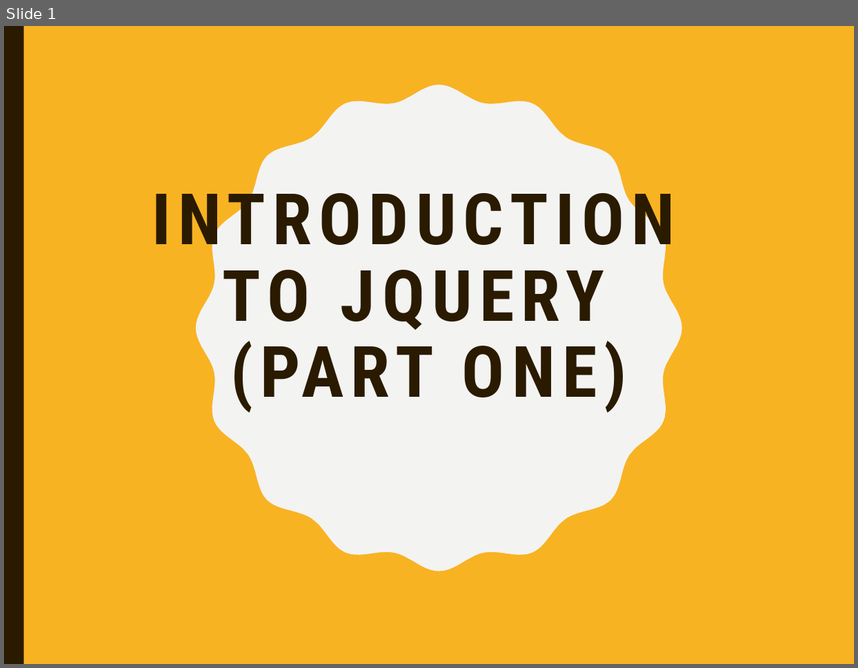
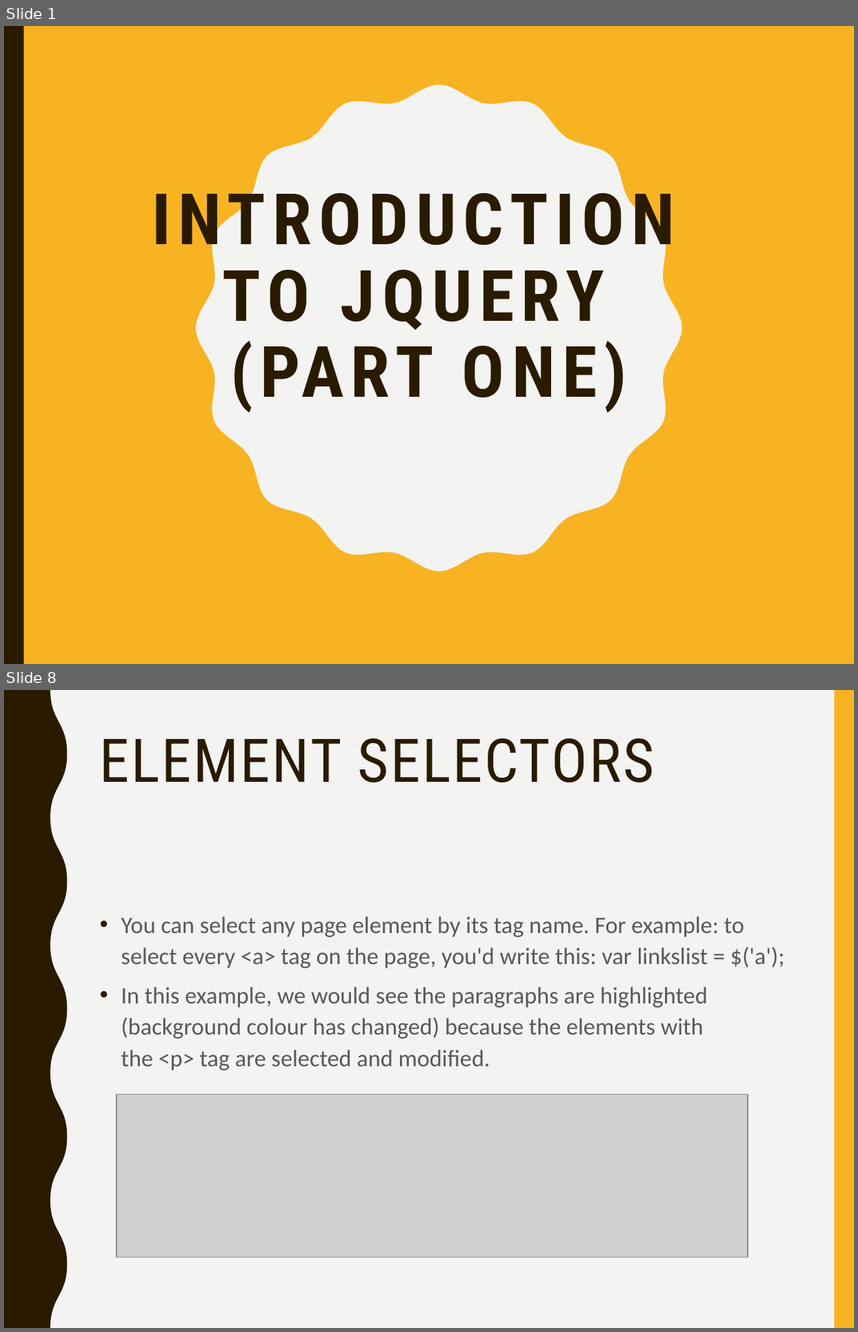
Before and after one commit to mlyngweb1/Website-Development-2-src, a slide deck: topic-05-jQuery-1/talk-1/talk-1.pptx. Shown one above the other, each under a label of ours: slide 1 before the commit, slides 1 and 8 after it; the slides between them are not shown. The pictures are 858x668 and 858x1332 pixels, drawn with LibreOffice and Linux fonts; fonts in the diff are those of the drawing; grey boxes stand for pictures. Boxes give left, top, right and bottom in pixels: in the first picture for what was removed or moved away, otherwise in the second. Text is boxed around its words. In the diff, an @@ line names an element or a change of style, - is before the commit and + after.

```diff
--- a/topic-05-jQuery-1/talk-1/talk-1.pptx
+++ b/topic-05-jQuery-1/talk-1/talk-1.pptx
@@ slide 8 added at (4, 690, 854, 1328), background #F3F3F2 @@
@@ freeform shape added at (4, 690, 67, 1328), fill #2A1A00 @@
@@ rectangle added at (835, 690, 854, 1328), fill #F8B323 @@
@@ title added at (100, 738, 655, 782), 51 pt, text #2A1A00 @@
+ELEMENT SELECTORS
@@ text added at (121, 916, 785, 1070), 20 pt, text #595959 @@
+• You can select any page element by its tag name. For example: to select every <a> tag on the page, you'd write this: var linkslist = $('a');
+• In this example, we would see the paragraphs are highlighted (background colour has changed) because the elements with the <p> tag are selected and modified.
@@ picture added at (116, 1094, 748, 1257) @@
```
Also in this commit, not shown: 37 other slides added, 6 other files.
